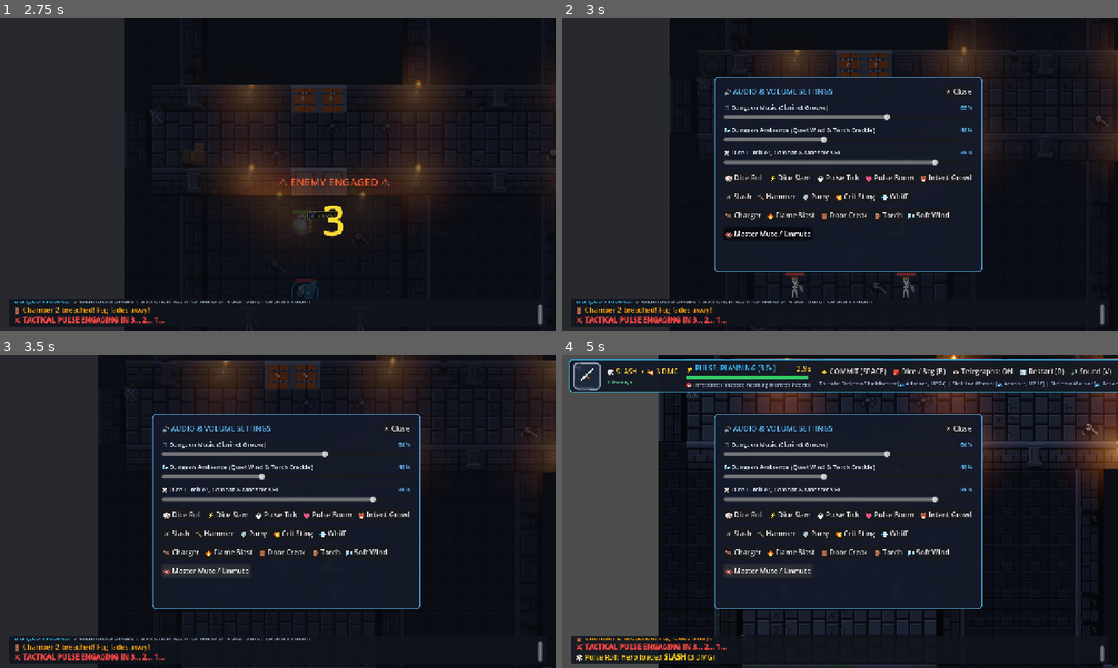
Above: before the commit, frames 1-4 (two rows, left to right).
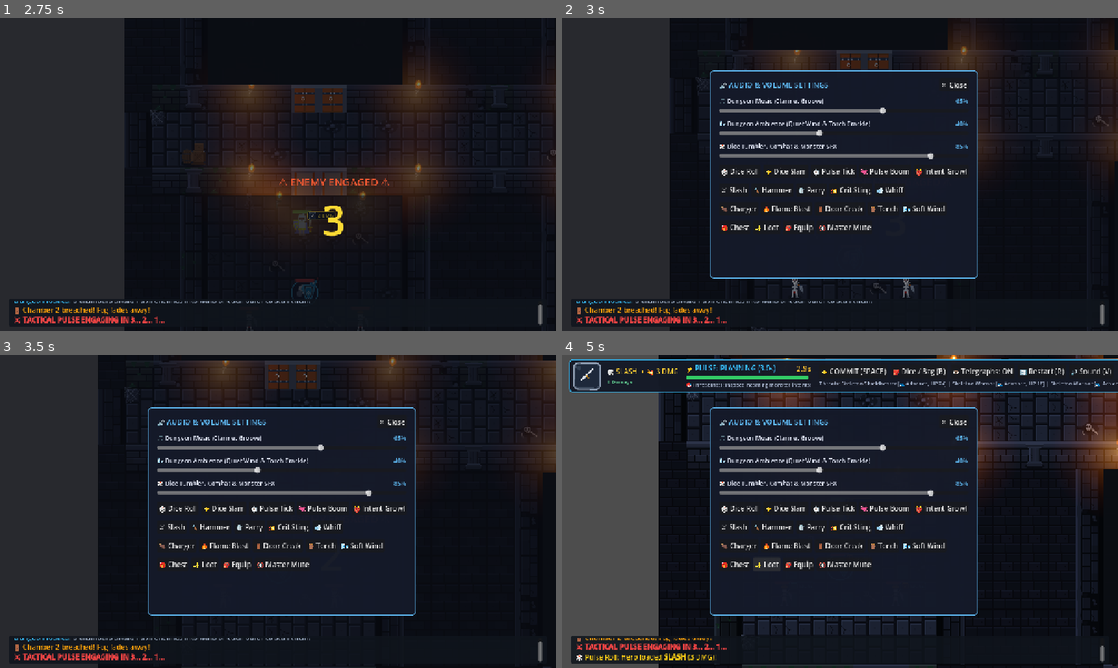
Above: after the commit, the same moments.

Repository: ShootyQ/DungeonGame
Game: Godot game, scene res://scenes/combat_arena.tscn
Same seed, same stepped clock (60 frames per second), same inputs: the game is played once before the commit and once after it. Sound files missing from this copy of the repository are replaced by a short silence.
Inputs (mouse positions are in pixels of both pictures, inside the frame that each line leads up to):
- Up to frame 1 (2.75 s): tap B at 0.5, 1.25, 1.35, 2 s; move the mouse to (400, 158) at 0.52 s; hold D 0.53-1.28 s; tap R at 0.6 s; click (400, 158) at 0.67 s; tap Space at 0.77, 1.52 s; move the mouse to (166, 190) at 1.27 s; hold S 1.28-2.03 s; move the mouse to (333, 105) at 2.02 s; hold D from 2.03 s (still down); tap I at 2.1 s
- Up to frame 2 (3 s): move the mouse to (812, 237) at 2.77 s; release D at 2.78 s; hold W from 2.78 s (still down); tap V at 2.85 s; click (812, 237) at 2.92 s
- Up to frame 3 (3.5 s): keep holding W; tap Space at 3.02 s
- Up to frame 4 (5 s): release W at 3.5 s; click (734, 564) at 3.5 s, where only the run after the commit has a clickable "🎁 Chest"; click (767, 564) at 4.25 s, where only the run after the commit has a clickable "✨ Loot"

Frame 1 is identical in both runs. In frame 2, 7.5% of the frame differs, in the area x 26-76%, y 16-84%; in frame 3, 7.0%; in frame 4, 7.6%.

Commit message:
Hook in treasure chest open creak, loot pickup jingle, and backpack equip snap SFX

Diff:
--- a/scripts/combat_arena.gd
+++ b/scripts/combat_arena.gd
@@ -97,6 +97,9 @@
 var sfx_door_creak: AudioStream
 var sfx_torch_crackle: AudioStream
 var sfx_wind_whisper: AudioStream
+var sfx_chest_open: AudioStream
+var sfx_loot_pickup: AudioStream
+var sfx_backpack_equip: AudioStream
 var ambient_wind_player: AudioStreamPlayer
 var ambient_torch_player: AudioStreamPlayer
 var last_pulse_tick_sec: int = -1
@@ -1079,6 +1082,12 @@
 		sfx_torch_crackle = load("res://assets/audio/torch_crackle_ambient.wav")
 	if ResourceLoader.exists("res://assets/audio/dungeon_wind_whisper.wav"):
 		sfx_wind_whisper = load("res://assets/audio/dungeon_wind_whisper.wav")
+	if ResourceLoader.exists("res://assets/audio/chest_open_creak.wav"):
+		sfx_chest_open = load("res://assets/audio/chest_open_creak.wav")
+	if ResourceLoader.exists("res://assets/audio/loot_pickup_jingle.wav"):
+		sfx_loot_pickup = load("res://assets/audio/loot_pickup_jingle.wav")
+	if ResourceLoader.exists("res://assets/audio/backpack_equip_snap.wav"):
+		sfx_backpack_equip = load("res://assets/audio/backpack_equip_snap.wav")
 
 	# Music Player (Plays the fantasy clarinet dungeon music)
 	music_player = AudioStreamPlayer.new()
@@ -1189,6 +1198,18 @@
 	if sfx_wind_whisper:
 		# Wind kept fairly quiet
 		play_sfx(sfx_wind_whisper, randf_range(0.95, 1.05), -14.0)
+
+func play_chest_open_sfx() -> void:
+	if sfx_chest_open:
+		play_sfx(sfx_chest_open, randf_range(0.97, 1.03), 1.5)
+
+func play_loot_pickup_sfx() -> void:
+	if sfx_loot_pickup:
+		play_sfx(sfx_loot_pickup, randf_range(0.98, 1.02), 1.0)
+
+func play_backpack_equip_sfx() -> void:
+	if sfx_backpack_equip:
+		play_sfx(sfx_backpack_equip, randf_range(0.96, 1.04), 1.0)
 
 func set_music_volume(val: float) -> void:
 	music_volume = clamp(val, 0.0, 1.0)
@@ -1236,11 +1257,11 @@
 func _setup_audio_ui() -> void:
 	audio_settings_modal = PanelContainer.new()
 	audio_settings_modal.set_anchors_and_offsets_preset(Control.PRESET_CENTER)
-	audio_settings_modal.custom_minimum_size = Vector2(580, 450)
-	audio_settings_modal.offset_left = -290
-	audio_settings_modal.offset_top = -225
-	audio_settings_modal.offset_right = 290
-	audio_settings_modal.offset_bottom = 225
+	audio_settings_modal.custom_minimum_size = Vector2(600, 480)
+	audio_settings_modal.offset_left = -300
+	audio_settings_modal.offset_top = -240
+	audio_settings_modal.offset_right = 300
+	audio_settings_modal.offset_bottom = 240
 	audio_settings_modal.visible = false
 
 	var a_style = StyleBoxFlat.new()
@@ -1461,13 +1482,28 @@
 	test_wind_btn.pressed.connect(play_wind_whisper_sfx)
 	test_hbox3.add_child(test_wind_btn)
 
-	# Quick Action Buttons Row 4: Master Mute
+	# Quick Action Buttons Row 4: Loot, Inventory & Master Mute
 	var test_hbox4 = HBoxContainer.new()
 	test_hbox4.add_theme_constant_override("separation", 6)
 	vbox.add_child(test_hbox4)
 
+	var test_chest_btn = Button.new()
+	test_chest_btn.text = "🎁 Chest"
+	test_chest_btn.pressed.connect(play_chest_open_sfx)
+	test_hbox4.add_child(test_chest_btn)
+
+	var test_loot_btn = Button.new()
+	test_loot_btn.text = "✨ Loot"
+	test_loot_btn.pressed.connect(play_loot_pickup_sfx)
+	test_hbox4.add_child(test_loot_btn)
+
+	var test_equip_btn = Button.new()
+	test_equip_btn.text = "🎒 Equip"
+	test_equip_btn.pressed.connect(play_backpack_equip_sfx)
+	test_hbox4.add_child(test_equip_btn)
+
 	var mute_btn = Button.new()
-	mute_btn.text = "🔇 Master Mute / Unmute"
+	mute_btn.text = "🔇 Master Mute"
 	mute_btn.pressed.connect(func():
 		if music_volume > 0.0 or sfx_volume > 0.0 or ambience_volume > 0.0:
 			set_music_volume(0.0)
@@ -1705,6 +1741,7 @@
 func _equip_weapon_from_backpack(weapon: DieData) -> void:
 	player.die = weapon.duplicate_die()
 	player.roll_next_face()
+	play_backpack_equip_sfx()
 	play_dice_lock_sfx()
 	_update_hud_display()
 	_render_backpack_ui()
@@ -1877,6 +1914,8 @@
 		_start_combat_countdown(engaged_monsters)
 
 func _open_chest(chest: Dictionary) -> void:
+	play_chest_open_sfx()
+	play_loot_pickup_sfx()
 	chest["is_open"] = true
 	chest["sprite"].texture = load("res://assets/sprites/chest_open.svg")
 	_show_floating_text(grid_to_world(chest["pos"]), "LOOT UNLOCKED!", Color(0.98, 0.85, 0.2))
Not shown, added: assets/audio/backpack_equip_snap.wav.import
Not shown, added: assets/audio/chest_open_creak.wav.import
Not shown, added: assets/audio/loot_pickup_jingle.wav.import
Not shown, added: assets/audio/backpack_equip_snap.wav
Not shown, added: assets/audio/chest_open_creak.wav
Not shown, added: assets/audio/loot_pickup_jingle.wav
